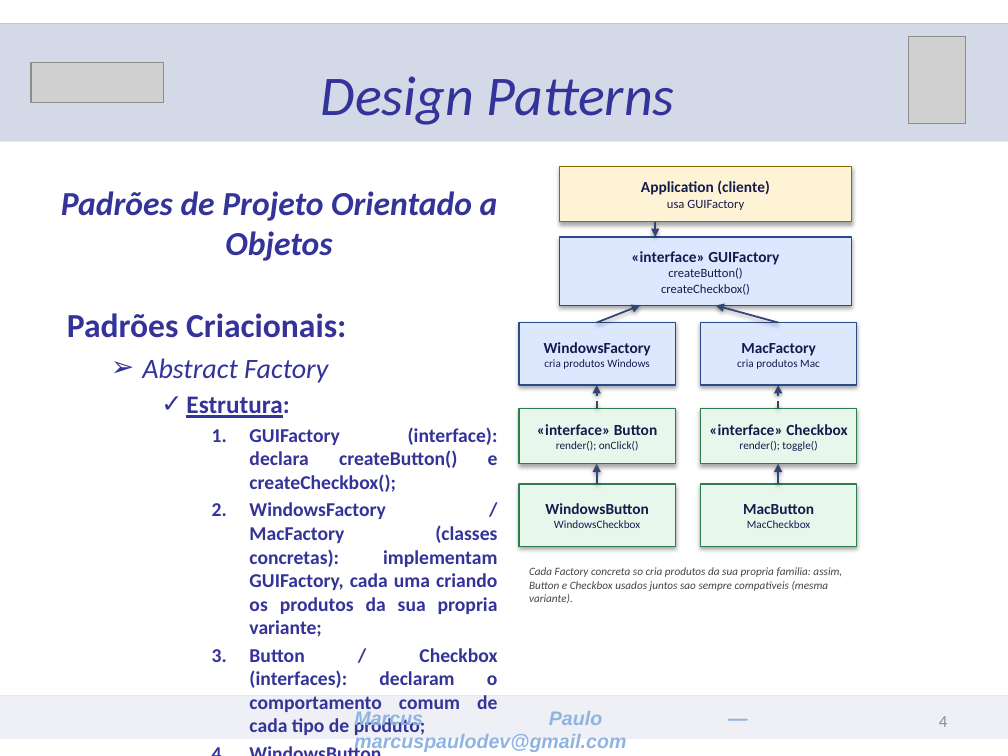
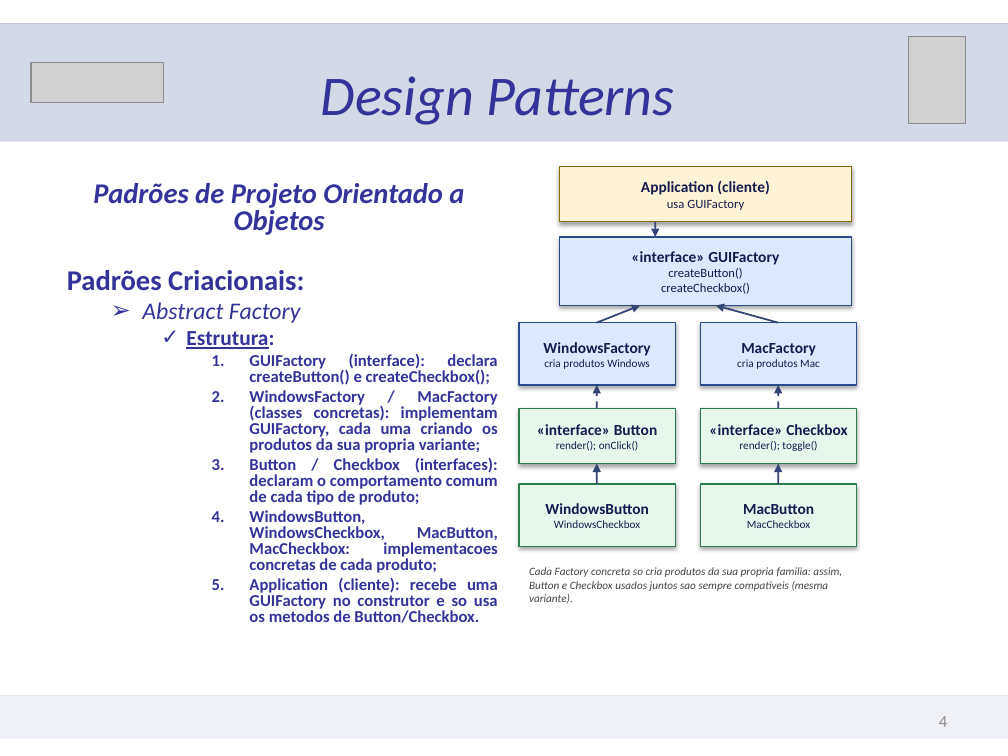
Before and after one commit to marcuspaulodev/lab_poo, a slide deck: slide 4 of abstract-factory/apresentacao/Abstract_Factory_-_Apresentacao.pptx. Drawn at 1008x756 pixels with LibreOffice and Linux fonts; fonts in the diff are those of the drawing; grey boxes stand for pictures. Boxes give left, top, right and bottom in pixels: in the first picture for what was removed or moved away, otherwise in the second. Text is boxed around its words. In the diff, an @@ line names an element or a change of style, - is before the commit and + after.

Commit message:
Add material do LabPOO: Prototype, Builder e Singleton
Apresentacoes, codigo de exemplo e roteiros de video para os padroes
Prototype, Builder e Singleton, seguindo o mesmo modelo de Abstract
Factory e Factory Method. Inclui tambem o resave dos pptx de Abstract
Factory/Factory Method e o modelo de documento de visao da disciplina.

```diff
--- a/abstract-factory/apresentacao/Abstract_Factory_-_Apresentacao.pptx
+++ b/abstract-factory/apresentacao/Abstract_Factory_-_Apresentacao.pptx
@@ text "Padrões de Projeto Orientado a ..." at (67,183,498,623): size 24 to 20.4 pt in "Padrões de Projeto Orientado a Objetos", "Padrões Criacionais:"; size 20 to 17 pt in "Abstract Factory"; size 18 to 15.3 pt in "Estrutura:"; size 14 to 11.9 pt in "GUIFactory (interface): declara createButton() e createCheck ...", "WindowsFactory / MacFactory (classes concretas): implementam ...", "Button / Checkbox (interfaces): declaram o comportamento ...", "WindowsButton, WindowsCheckbox, MacButton, MacCheckbox: impl ..." and 1 more places; line spacing 1 to 0.8 @@
@@ text removed at (354,711,626,753) @@
-Marcus Paulo — marcuspaulodev@gmail.com
```
Also in this commit, not shown: 6 other slides changed, 23 other files.
